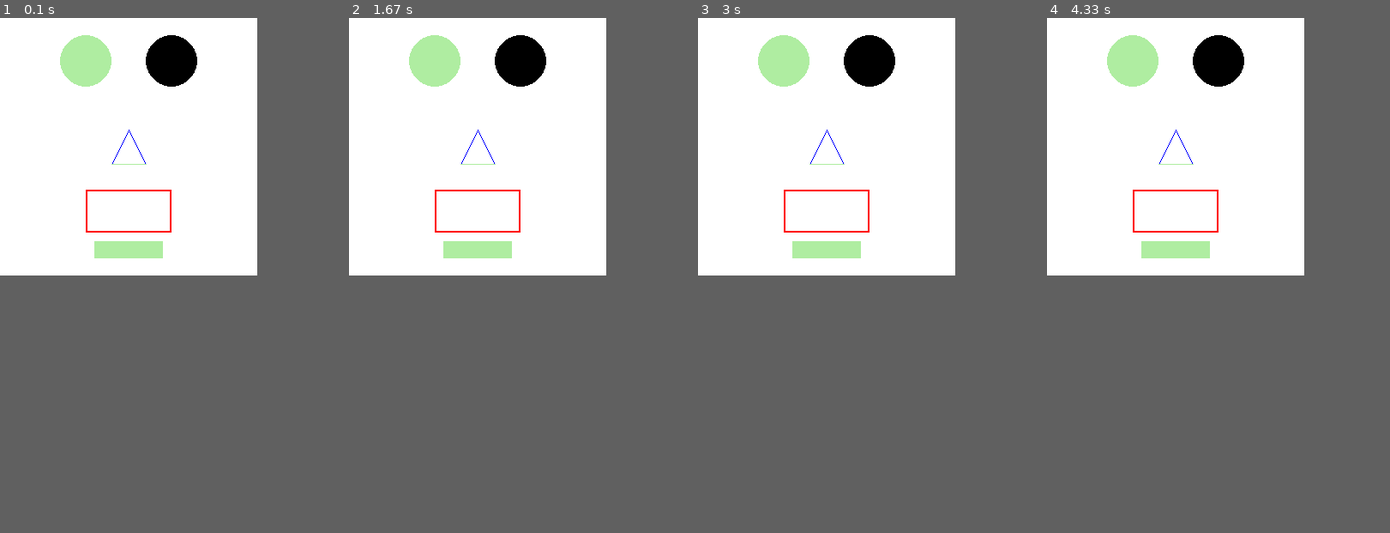
Above: before the commit, frames 1-4 (left to right).
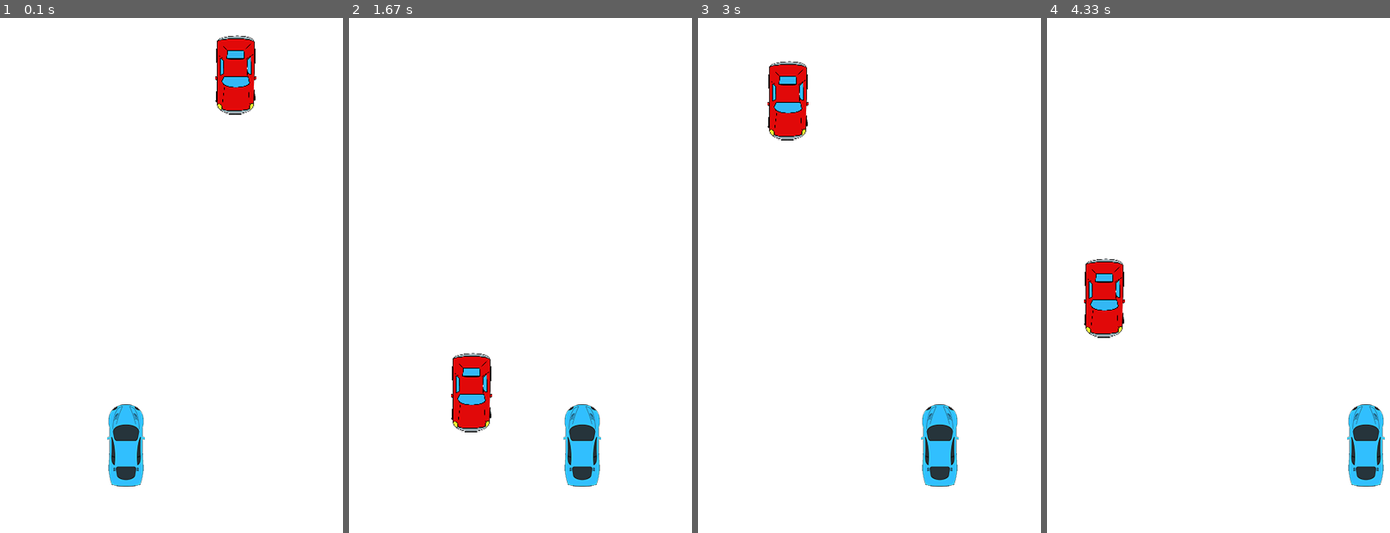
Above: after the commit, the same moments.

Repository: ariabee/pygame-tutorial
Game: pygame game, started from pygame-tutorial.py
The game is run twice, just before and just after one commit, with the same random seed, the same clock (stepped at 60 frames per second) and the same inputs.
Inputs:
- Up to frame 1 (0.1 s): no input
- Up to frame 2 (1.67 s): hold Right 0.33-0.8 s; hold Right 0.83-1.3 s; hold Left from 1.33 s (still down)
- Up to frame 3 (3 s): release Left at 1.87 s; hold Left 1.9-2.3 s; hold Right 2.33-2.97 s
- Up to frame 4 (4.33 s): hold Left 3-3.47 s; hold Right 3.5-3.97 s; hold Right from 4 s (still down)
The window is 300x300 before the commit and 400x600 after it. Grey fills any space a smaller window leaves; there, only what the larger window draws over its background counts as a difference.

The runs differ from the first frame. In frame 1, 6.5% of the frame differs, in the area x 17-75%, y 3-91%; in frame 2, 6.5%; in frame 3, 6.1%; in frame 4, 6.5%.

Commit message:
started game creation

Diff:
--- a/pygame-tutorial.py
+++ b/pygame-tutorial.py
@@ -5,10 +5,12 @@
 
 import pygame, sys
 from pygame.locals import *
+import random
 
 # Initialize program
 pygame.init()
 
+"""
 # Create color objects
 BLACK = pygame.Color(0, 0, 0)       # Black
 WHITE = pygame.Color(255, 255, 255) # White
@@ -53,3 +55,85 @@
                   sys.exit()
 
       clock_object.tick(FPS) # game loop will execute this many FPS
+"""
+
+
+# set fps
+FPS = 60
+FramePerSec = pygame.time.Clock()
+
+# create colours
+BLUE  = (0, 0, 255)
+RED   = (255, 0, 0)
+GREEN = (0, 255, 0)
+BLACK = (0, 0, 0)
+WHITE = (255, 255, 255)
+
+# other variables that we will use
+SCREEN_WIDTH = 400
+SCREEN_HEIGHT = 600
+
+#display settings
+DISPLAYSURF = pygame.display.set_mode((SCREEN_WIDTH, SCREEN_HEIGHT))
+DISPLAYSURF.fill(WHITE)
+pygame.display.set_caption("GAME")
+
+# create an enemy class
+class Enemy(pygame.sprite.Sprite):
+    def __init__(self):
+        super().__init__()
+        self.image = pygame.image.load("Enemy.png") #enemy sprite
+        self.surf = pygame.Surface((50, 80)) #create rectangle for enemy sprite, size 50x80
+        self.rect = self.surf.get_rect(center = (random.randint(40, 360), 0))   # enemy appears somewhere at the top
+                                                                                # of the screen
+
+    def move(self):
+        # enemy moves downwards until it reaches the end of the screen, then appears again at top
+        self.rect.move_ip(0, 10)
+        if (self.rect.bottom > 600):
+            self.rect.top = 0
+            self.rect.center = (random.randint(30, 370), 0)
+
+    def draw(self, surface):
+        surface.blit(self.image, self.rect) # draw image on the rectangle; surface.blit(self.surf, self.rect) draws
+                                            # a rectangle on a surface
+
+# create player class
+class Player(pygame.sprite.Sprite):
+    def __init__(self):
+        super().__init__()
+        self.image = pygame.image.load("Player.png")
+        self.surf = pygame.Surface((50, 100))
+        self.rect = self.surf.get_rect(center=(150, 500)) # the player appears at the bottom of the screen
+
+    def update(self):
+        # player is able to move by pressing left/right keys
+        pressed_keys = pygame.key.get_pressed()
+        if self.rect.left > 0:              # to ensure that the player can't move off the screen
+            if pressed_keys[K_LEFT]:
+                self.rect.move_ip(-5, 0)
+        if self.rect.right < SCREEN_WIDTH:  # to ensure that the player can't move off the screen
+            if pressed_keys[K_RIGHT]:
+                self.rect.move_ip(5, 0)
+
+    def draw(self, surface):
+        surface.blit(self.image, self.rect)
+
+P1 = Player()
+E1 = Enemy()
+
+# start game loop
+while True:
+    for event in pygame.event.get():
+        if event.type == QUIT:
+            pygame.quit()
+            sys.exit()
+    P1.update()
+    E1.move()
+
+    DISPLAYSURF.fill(WHITE)
+    P1.draw(DISPLAYSURF)
+    E1.draw(DISPLAYSURF)
+
+    pygame.display.update()
+    FramePerSec.tick(FPS)
Binary file added: Enemy.png
Binary file added: Player.png
